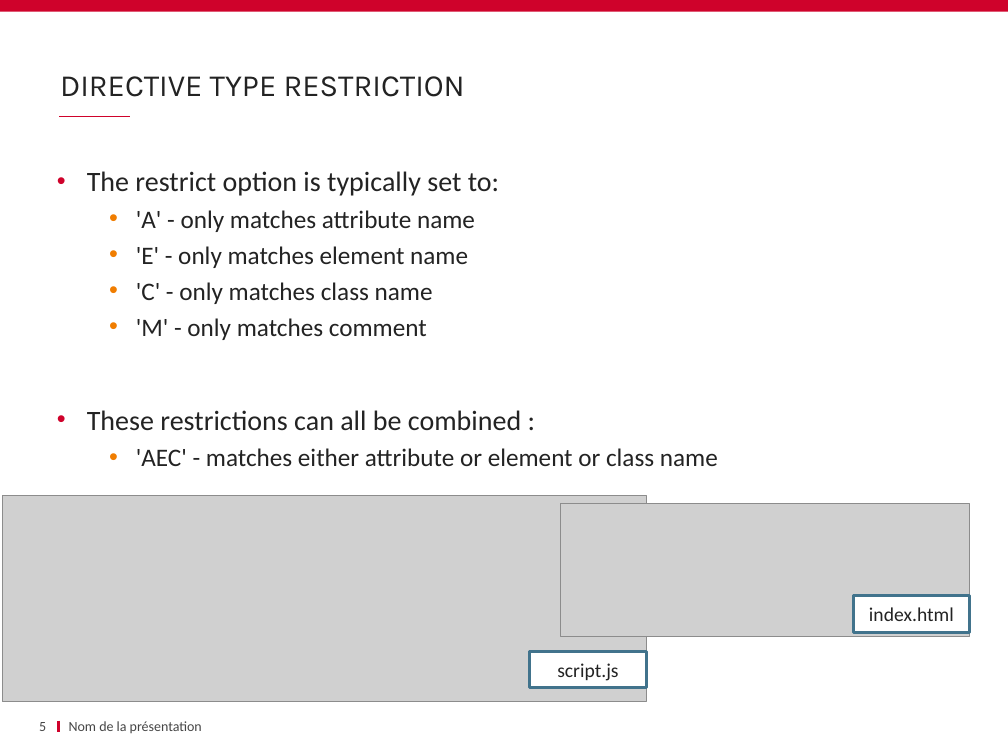
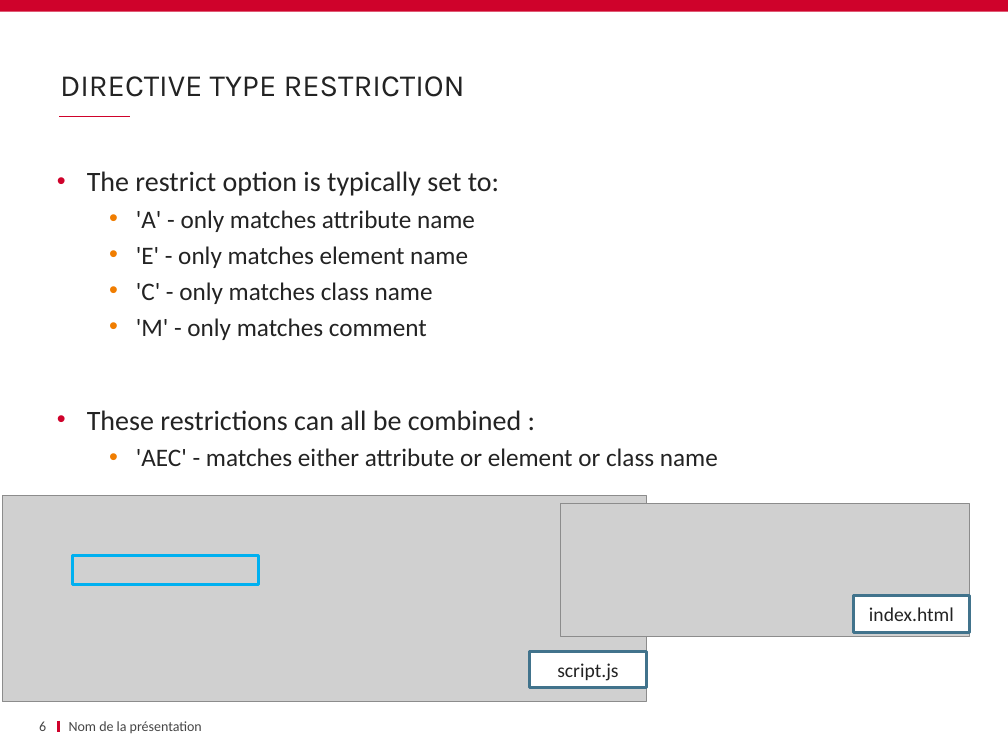
Before and after one commit to schassande/formation-angularjs1, a slide deck: slide 6 of Jour2/11 custom directives & components/11_custom directives.pptx (slide 5 before the commit). Drawn at 1008x756 pixels with LibreOffice and Linux fonts; fonts in the diff are those of the drawing; grey boxes stand for pictures; background and template pictures are left out. Boxes give left, top, right and bottom in pixels: in the first picture for what was removed or moved away, otherwise in the second. Text is boxed around its words. In the diff, an @@ line names an element or a change of style, - is before the commit and + after.

Commit message:
improve custom directives

```diff
--- a/Jour2/11 custom directives & components/11_custom directives.pptx
+++ b/Jour2/11 custom directives & components/11_custom directives.pptx
@@ rectangle added at bbox=[73, 555, 258, 585], outline #00B0F0 2.25 pt @@
@@ page number at bbox=[39, 721, 46, 731]: text changed @@
-5
+6
```
Also in this commit, not shown: 3 other slides changed, 2 slides added, 1 other file.
